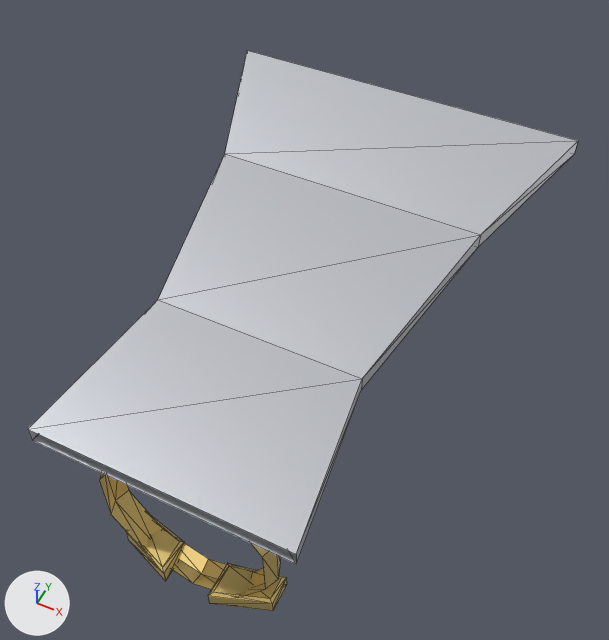
Before and after pictures for a commit that changed the glTF model client/public/models/armour/cape_cape.glb.
Before and after are seen from a 50 mm camera at (0.623, -2.663, 1.691) aimed at (0.008, -1.433, 0.153). Lighting does not change. The marker at lower left points along +X, +Y and +Z. The older version comes first. Mesh edges are drawn as thin lines. Vertices at exactly the same position are counted once.

Before the edit, the objects in view are built like this:
```python
me_cape0 = bpy.data.meshes.new('Cape0')
me_cape0.from_pydata([(-0.3, -2.05, 0.29), (0.3, -2.05, 0.29), (0.3, -2.05, 0.25), (-0.3, -2.05, 0.25), (-0.25, -1.65, 0.31), (0.25, -1.65, 0.31), (0.25, -1.65, 0.27), (-0.25, -1.65, 0.27)], [], [(0, 1, 5), (0, 5, 4), (1, 2, 6), (1, 6, 5), (2, 3, 7), (2, 7, 6), (3, 0, 4), (3, 4, 7)])
me_cape0.materials.append(mat_steel)  # light grey #cbced4
me_cape1 = bpy.data.meshes.new('Cape1')
me_cape1.from_pydata([(-0.25, -1.65, 0.31), (0.25, -1.65, 0.31), (0.25, -1.65, 0.27), (-0.25, -1.65, 0.27), (-0.34, -1.19, 0.37), (0.34, -1.19, 0.37), (0.34, -1.19, 0.33), (-0.34, -1.19, 0.33)], [], [(0, 1, 5), (0, 5, 4), (1, 2, 6), (1, 6, 5), (2, 3, 7), (2, 7, 6), (3, 0, 4), (3, 4, 7)])
me_cape1.materials.append(mat_steel)  # light grey #cbced4
me_cape2 = bpy.data.meshes.new('Cape2')
me_cape2.from_pydata([(-0.34, -1.19, 0.37), (0.34, -1.19, 0.37), (0.34, -1.19, 0.33), (-0.34, -1.19, 0.33), (-0.46, -0.85, 0.45), (0.46, -0.85, 0.45), (0.46, -0.85, 0.41), (-0.46, -0.85, 0.41)], [], [(0, 1, 5), (0, 5, 4), (1, 2, 6), (1, 6, 5), (2, 3, 7), (2, 7, 6), (3, 0, 4), (3, 4, 7)])
me_cape2.materials.append(mat_steel)  # light grey #cbced4
me_torso = bpy.data.meshes.new('Torso')
me_torso.from_pydata(...)  # 62 vertices, 96 faces; spans x -0.213..0.213, y -2.03..-1.91, z -0.228..0.288
me_torso.materials.append(mat_gold)  # yellow #efd181
ob_cape0 = bpy.data.objects.new('Cape0', me_cape0)
ob_cape0.location = (0.0, 0.0, 0.0)
ob_cape1 = bpy.data.objects.new('Cape1', me_cape1)
ob_cape1.location = (0.0, 0.0, 0.0)
ob_cape2 = bpy.data.objects.new('Cape2', me_cape2)
ob_cape2.location = (0.0, 0.0, 0.0)
ob_torso = bpy.data.objects.new('Torso', me_torso)
ob_torso.location = (0.0, 0.0, 0.0)
```
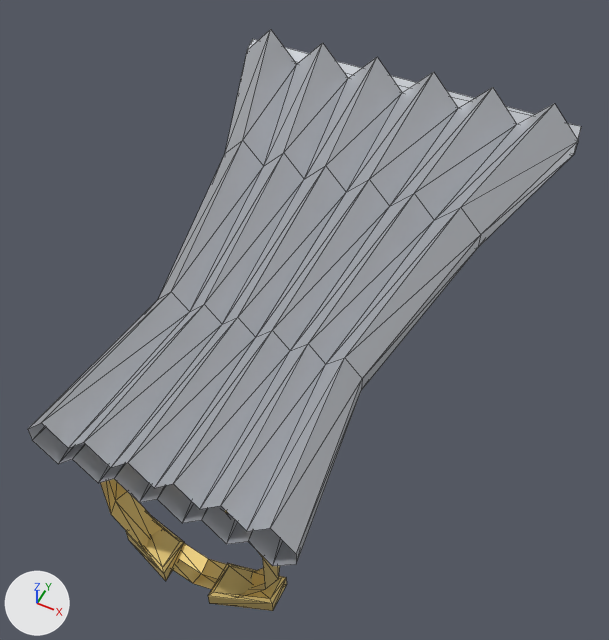
Where the change shows, as pixel boxes (x1, y1, x2, y2) in the pictures (609 x 640 px):
```json
{"object": "Cape0", "change": "reshaped", "before": [28, 300, 362, 564], "after": [28, 292, 362, 566]}
{"object": "Cape1", "change": "reshaped", "before": [158, 154, 480, 390], "after": [158, 140, 480, 390]}
{"object": "Cape2", "change": "reshaped", "before": [225, 50, 578, 247], "after": [225, 29, 581, 247], "on screen": "11% taller"}
{"part": 2, "of": "me_cape1", "change": "built on", "before": [158, 154, 480, 378], "after": [158, 140, 480, 378]}
{"part": 3, "of": "me_cape2", "change": "built on", "before": [225, 50, 578, 235], "after": [225, 29, 581, 235]}
```

The change, as JSON lines over the scene's bpy script:
```json
{"block": "me_cape0", "where": "# used by ob_cape0; location = (0.0, 0.0, 0.0)"}
{"op": "remove", "block": "me_cape0", "code": "me_cape0.from_pydata(...)  # 8 vertices, 8 faces; spans x -0.3..0.3, y -2.05..-1.65, z 0.25..0.31"}
{"op": "add", "block": "me_cape0", "code": "me_cape0.from_pydata(...)  # 52 vertices, 52 faces; spans x -0.3..0.3, y -2.05..-1.65, z 0.196..0.355"}
{"block": "me_cape0", "change": "me_cape0 part 1"}
{"block": "me_cape0", "change": "4 faces are deleted"}
{"block": "me_cape0", "change": "26 vertices are added at x -0.25..0.25, y -2.05..-1.65, z 0.196..0.355"}
{"block": "me_cape0", "change": "11 new vertices lie (0.05, 0.0, 0.054) away from vertices in x -0.3..0.2, y -2.05, z 0.196..0.29"}
{"block": "me_cape0", "change": "7 new vertices lie (0.042, 0.0, 0.045) away from vertices in x -0.25..0.125, y -1.65, z 0.225..0.31"}
{"block": "me_cape0", "change": "48 new faces join them"}
{"block": "me_cape1", "where": "# used by ob_cape1; location = (0.0, 0.0, 0.0)"}
{"op": "remove", "block": "me_cape1", "code": "me_cape1.from_pydata(...)  # 8 vertices, 8 faces; spans x -0.34..0.34, y -1.65..-1.19, z 0.27..0.37"}
{"op": "add", "block": "me_cape1", "code": "me_cape1.from_pydata(...)  # 52 vertices, 52 faces; spans x -0.34..0.34, y -1.65..-1.19, z 0.225..0.431"}
{"block": "me_cape1", "change": "me_cape1 part 2"}
{"block": "me_cape1", "change": "4 faces are deleted"}
{"block": "me_cape1", "change": "30 vertices are added at x -0.283..0.283, y -1.65..-1.19, z 0.225..0.431"}
{"block": "me_cape1", "change": "7 new vertices lie (0.057, 0.0, 0.061) away from vertices in x -0.34..0.17, y -1.19, z 0.269..0.37"}
{"block": "me_cape1", "change": "7 new vertices lie (0.042, 0.0, 0.045) away from vertices in x -0.25..0.125, y -1.65, z 0.225..0.31"}
{"block": "me_cape1", "change": "48 new faces join them"}
{"block": "me_cape2", "where": "# used by ob_cape2; location = (0.0, 0.0, 0.0)"}
{"op": "remove", "block": "me_cape2", "code": "me_cape2.from_pydata(...)  # 8 vertices, 8 faces; spans x -0.46..0.46, y -1.19..-0.85, z 0.33..0.45"}
{"op": "add", "block": "me_cape2", "code": "me_cape2.from_pydata(...)  # 56 vertices, 62 faces; spans x -0.46..0.46, y -1.19..-0.825, z 0.269..0.533"}
{"block": "me_cape2", "change": "me_cape2 part 3"}
{"block": "me_cape2", "change": "4 faces are deleted"}
{"block": "me_cape2", "change": "34 vertices are added at x -0.455..0.455, y -1.19..-0.825, z 0.269..0.533"}
{"block": "me_cape2", "change": "7 new vertices lie (0.077, 0.0, 0.083) away from vertices in x -0.46..0.23, y -0.85, z 0.327..0.45"}
{"block": "me_cape2", "change": "7 new vertices lie (0.057, 0.0, 0.061) away from vertices in x -0.34..0.17, y -1.19, z 0.269..0.37"}
{"block": "me_cape2", "change": "58 new faces join them"}
```
